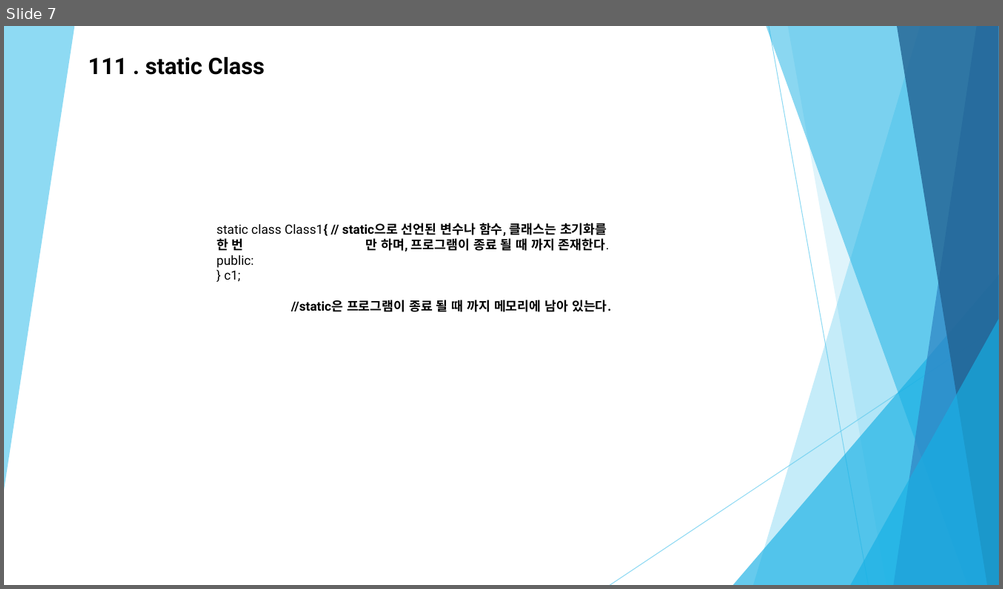
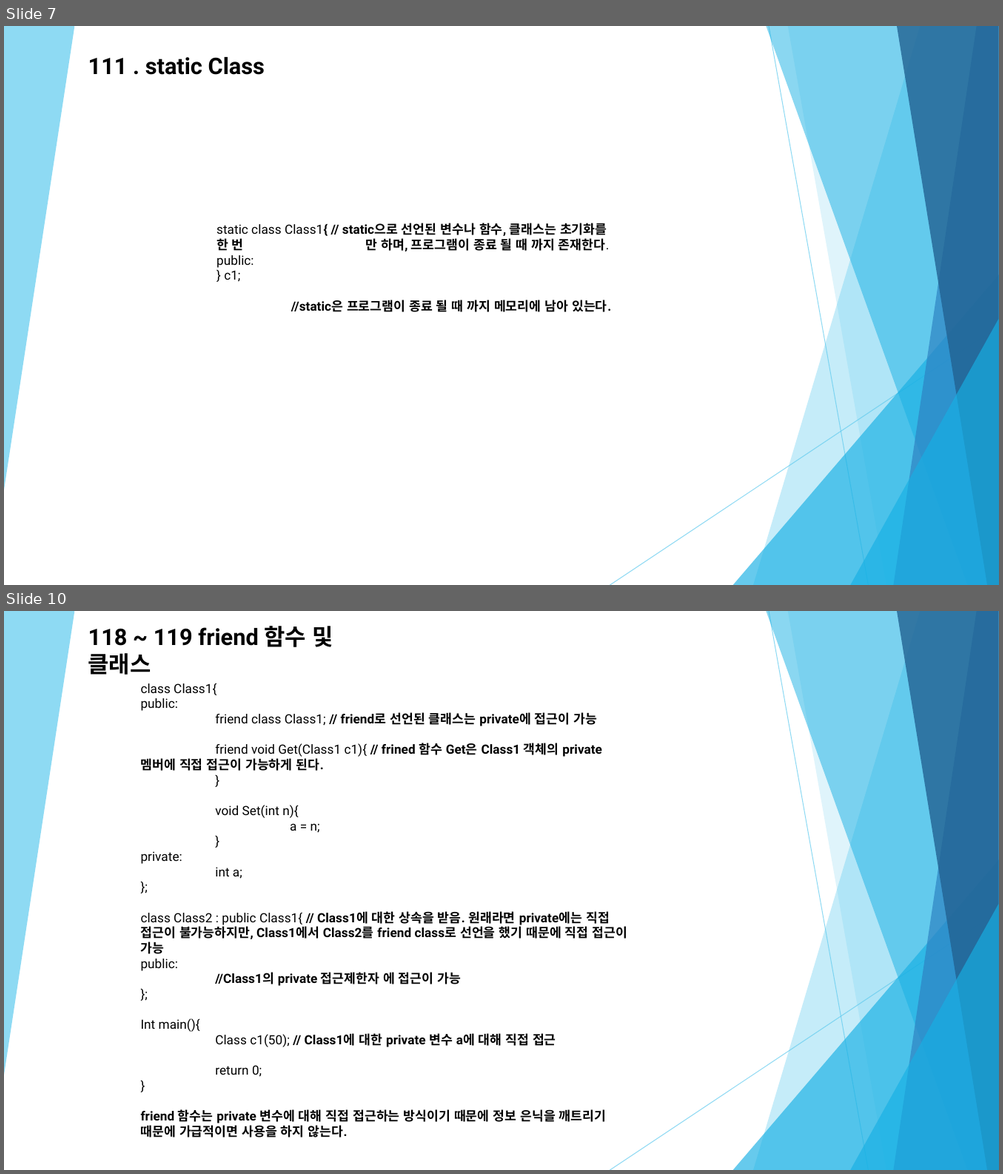
Before and after one commit to Zoselro/C-200, a slide deck: 세미나 자료/C++ 세미나 세 번째.pptx. Shown one above the other, each under a label of ours: slide 7 before the commit, slides 7 and 10 after it; the slides between them are not shown. The pictures are 1003x589 and 1003x1174 pixels, drawn with LibreOffice and Linux fonts; fonts in the diff are those of the drawing. Boxes give left, top, right and bottom in pixels: in the first picture for what was removed or moved away, otherwise in the second. Text is boxed around its words. In the diff, an @@ line names an element or a change of style, - is before the commit and + after.

```diff
--- a/세미나 자료/C++ 세미나 세 번째.pptx
+++ b/세미나 자료/C++ 세미나 세 번째.pptx
@@ slide 10 added at box(4, 611, 999, 1170), background #FFFFFF; not listed: 10 template elements that a slide beside it also shows @@
@@ text added at box(88, 626, 333, 675), 22 pt, text #000000, bold @@
+118 ~ 119 friend 함수 및 클래스
@@ text added at box(141, 683, 627, 1138), 12.3 pt, text #000000, bold @@
+class Class1{
+public:
+friend class Class1; // friend로 선언된 클래스는 private에 접근이 가능
+friend void Get(Class1 c1){ // frined 함수 Get은 Class1 객체의 private 멤버에 직접 접근이 가능하게 된다.
+}
+void Set(int n){
+a = n;
+}
+private:
+int a;
+};
+class Class2 : public Class1{ // Class1에 대한 상속을 받음. 원래라면 private에는 직접 접근이 불가능하지만, Class1에서 Class2를 friend class로 선언을 했기 때문에 직접 접근이 가능
+public:
+//Class1의 private 접근제한자 에 접근이 가능
+};
+Int main(){
+Class c1(50); // Class1에 대한 private 변수 a에 대해 직접 접근
+return 0;
+}
+friend 함수는 private 변수에 대해 직접 접근하는 방식이기 때문에 정보 은닉을 깨트리기 때문에 가급적이면 사용을 하지 않는다.
```
Also in this commit, not shown: 1 slide changed, 2 other slides added, 12 other files.
